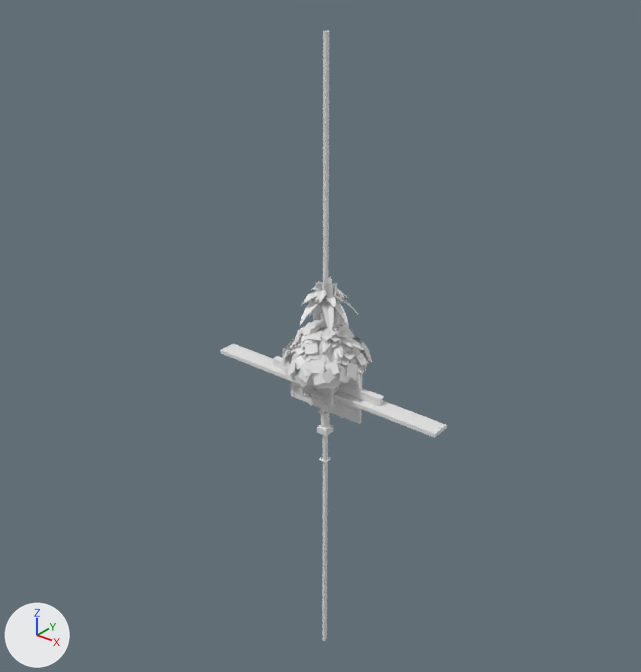
The FBX model blender/out/CityKit.fbx: old version first, new version second.
The view is the same before and after, from a 50 mm camera at (71.5, -90.5, 64.0) aimed at (-2.5, 2.1, 6.7). The lights are fixed; the arrows at lower left show +X, +Y and +Z. The older version comes first. Where no turn or scale is listed for an object, it has been applied to the vertices.

In view in the first picture: 'Kit_DecoEyebrow__Main__Paint', 'Kit_Palm_Royal__Main__PalmFrond', 'Kit_TowerMullion__Main__Paint', 'Kit_Tree_OakTall__Main__OakLeaves', 'Kit_Tree_Oak__Main__OakLeaves' and 14 more.
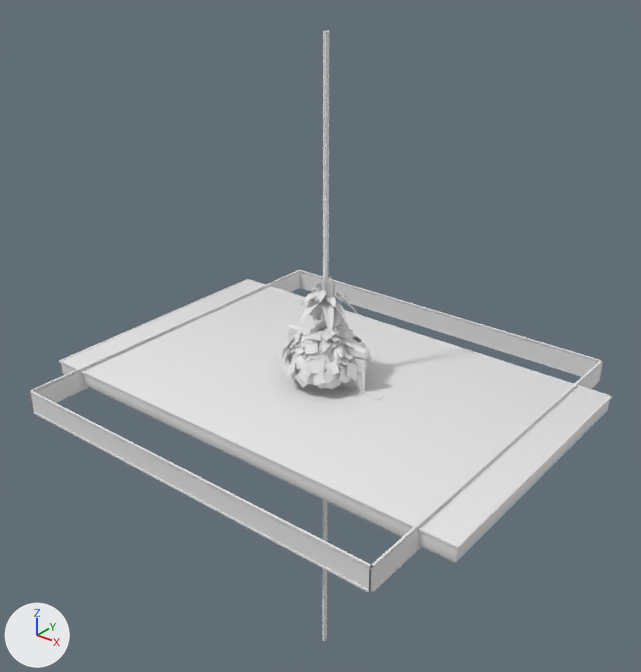
Changed parts and their boxes [x1, y1, x2, y2] in the pictures (641 x 672 px):
'Kit_GasCanopy__Main__Paint', added: after [61, 281, 609, 562]
'Kit_GlassRail__Main__ClearGlass', added: after [30, 272, 602, 590]
'Kit_GlassRail__Main__Alu', added: after [29, 270, 603, 594]
'Kit_GasCanopy__Main__Alu', added: after [59, 279, 612, 549]
'Kit_RollUpDoor__Main__Dark', added: after [288, 323, 369, 392]
'Kit_GasCanopy__Main__White', added: after [86, 385, 456, 563]
'Kit_RollUpDoor__Main__Paint', added (mostly hidden): after [291, 335, 362, 386]
'Kit_DecoEyebrow__Main__Paint', unchanged, covered by the edit: before [220, 344, 447, 438]

The edits, one by one:
Mesh me_kit_rollupdoor__main__dark is new.
It has 40 vertices, 38 faces and spans x -7.15..7.15, y -0.55..0.55, z -7.25..7.25.
Mesh me_kit_glassrail__main__clearglass is new.
It has 32 vertices, 24 faces and spans x -30.0..30.0, y -30.0..30.0, z -1.5..1.5.
Mesh me_kit_gascanopy__main__paint is new.
It has 56 vertices, 54 faces and spans x -35.0..35.0, y -21.0..21.0, z -1.2..1.2.
Mesh me_kit_rollupdoor__main__paint is new.
It has 192 vertices, 144 faces and spans x -6.6..6.6, y -0.07..0.07, z -6.5..6.5.
Mesh me_kit_gascanopy__main__white is new.
It is a box spanning x -34.7..34.7, y -20.7..20.7, z -0.1..0.1.
Mesh me_kit_glassrail__main__alu is new.
It has 56 vertices, 72 faces and spans x -30.0..30.0, y -30.0..30.0, z -1.8..1.8.
Mesh me_kit_gascanopy__main__alu is new.
It has 96 vertices, 72 faces and spans x -35.2..35.2, y -21.2..21.2, z -1.4..1.4.
Object 'Kit_RollUpDoor__Main__Dark' (ob_kit_rollupdoor__main__dark) is new; it shows me_kit_rollupdoor__main__dark.
Its location is (0.0, 0.5, 0.8).
Object 'Kit_GlassRail__Main__ClearGlass' (ob_kit_glassrail__main__clearglass) is new; it shows me_kit_glassrail__main__clearglass.
Its location is (0.0, 0.0, 0.0).
Object 'Kit_GasCanopy__Main__Paint' (ob_kit_gascanopy__main__paint) is new; it shows me_kit_gascanopy__main__paint.
Its location is (0.0, 0.0, 0.1).
Object 'Kit_RollUpDoor__Main__Paint' (ob_kit_rollupdoor__main__paint) is new; it shows me_kit_rollupdoor__main__paint.
Its location is (0.0, 0.0, 0.0).
Object 'Kit_GasCanopy__Main__White' (ob_kit_gascanopy__main__white) is new; it shows me_kit_gascanopy__main__white.
Its location is (0.0, 0.0, -1.2).
Object 'Kit_GlassRail__Main__Alu' (ob_kit_glassrail__main__alu) is new; it shows me_kit_glassrail__main__alu.
Its location is (0.0, 0.0, 0.0).
Object 'Kit_GasCanopy__Main__Alu' (ob_kit_gascanopy__main__alu) is new; it shows me_kit_gascanopy__main__alu.
Its location is (0.0, 0.0, 0.0).
